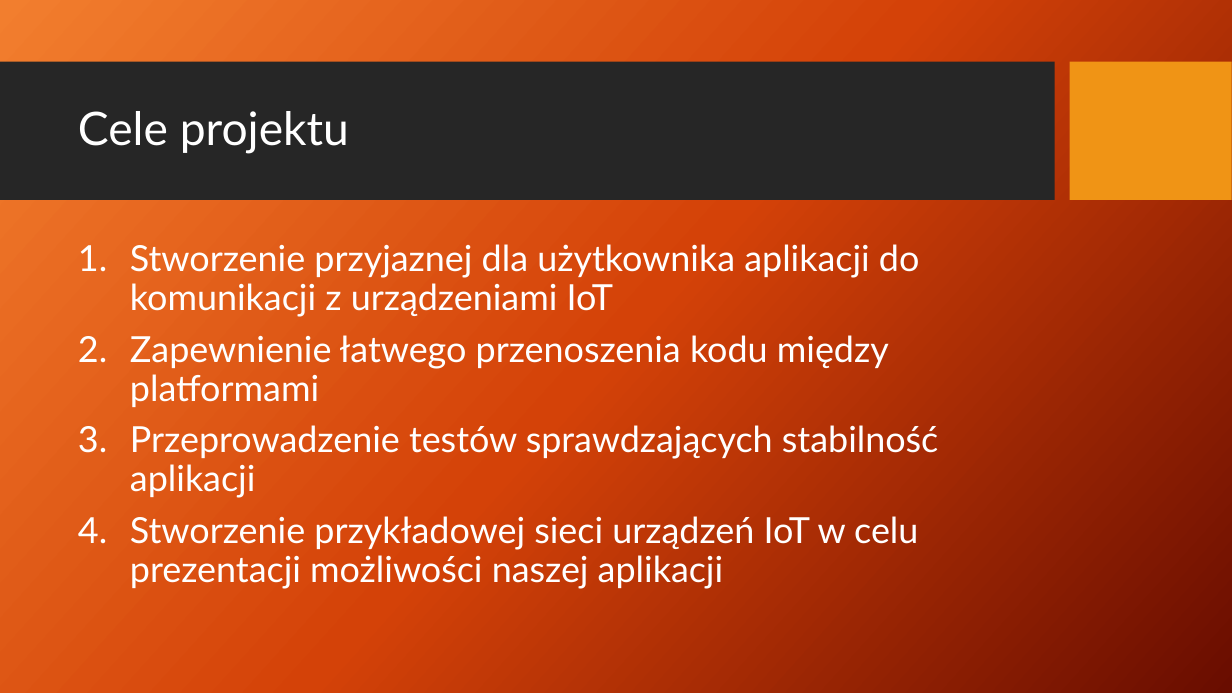
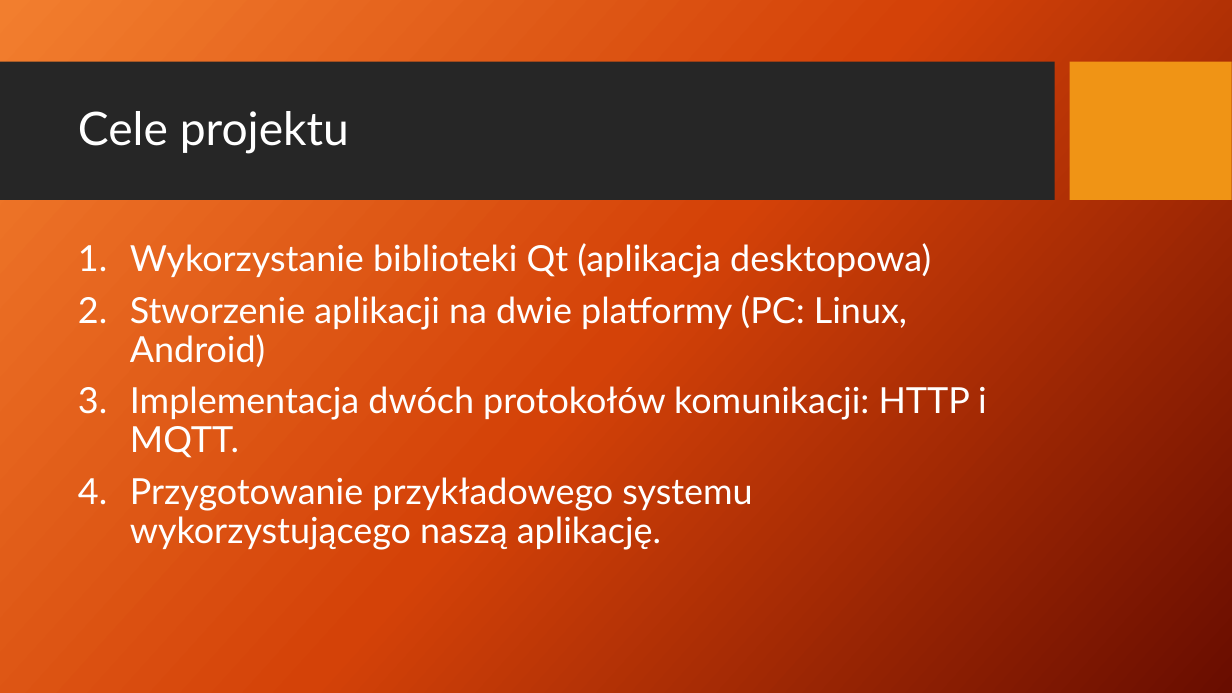
Before and after one commit to AdamStudies-PWR/ProjektZespolowyPWR, a slide deck: slide 4 of przentacja.pptx. Drawn at 1232x693 pixels with LibreOffice and Linux fonts; fonts in the diff are those of the drawing; background and template pictures are left out. Boxes give left, top, right and bottom in pixels: in the first picture for what was removed or moved away, otherwise in the second. Text is boxed around its words. In the diff, an @@ line names an element or a change of style, - is before the commit and + after.

```diff
--- a/przentacja.pptx
+++ b/przentacja.pptx
@@ text at box(130, 243, 987, 550): text changed @@
-1. Stworzenie przyjaznej dla użytkownika aplikacji do komunikacji z urządzeniami IoT
-2. Zapewnienie łatwego przenoszenia kodu między platformami
-3. Przeprowadzenie testów sprawdzających stabilność aplikacji
-4. Stworzenie przykładowej sieci urządzeń IoT w celu prezentacji możliwości naszej aplikacji
+1. Wykorzystanie biblioteki Qt (aplikacja desktopowa)
+2. Stworzenie aplikacji na dwie platformy (PC: Linux, Android)
+3. Implementacja dwóch protokołów komunikacji: HTTP i MQTT.
+4. Przygotowanie przykładowego systemu wykorzystującego naszą aplikację.
```
Also in this commit, not shown: 3 other slides changed, 13 slides added, 2 slides removed, 1 other file.
